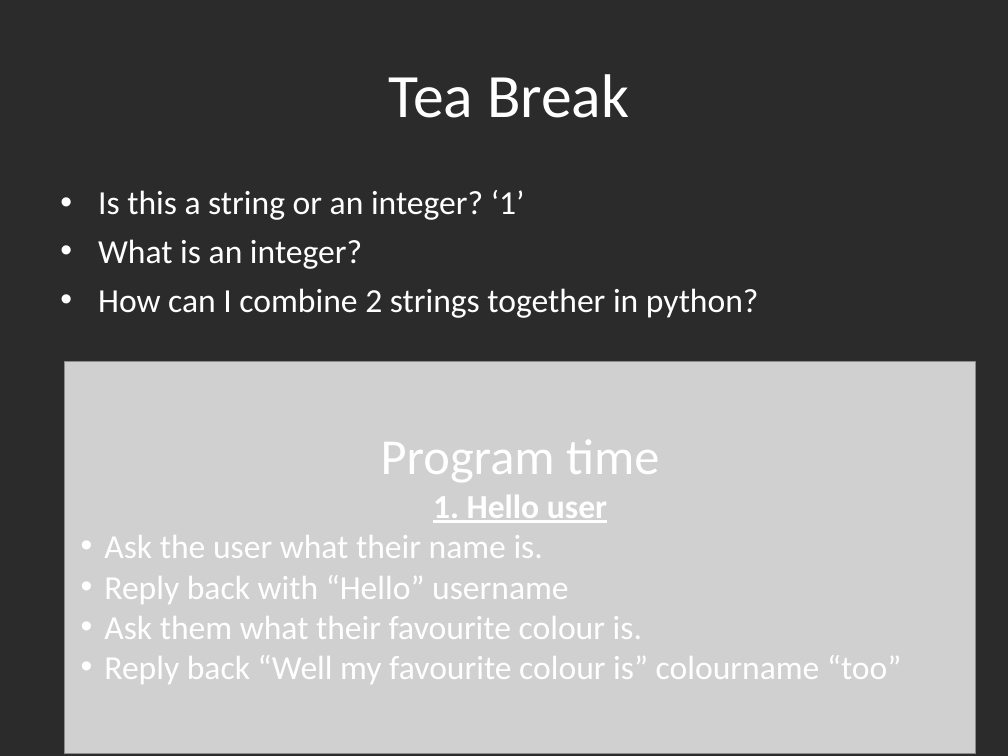
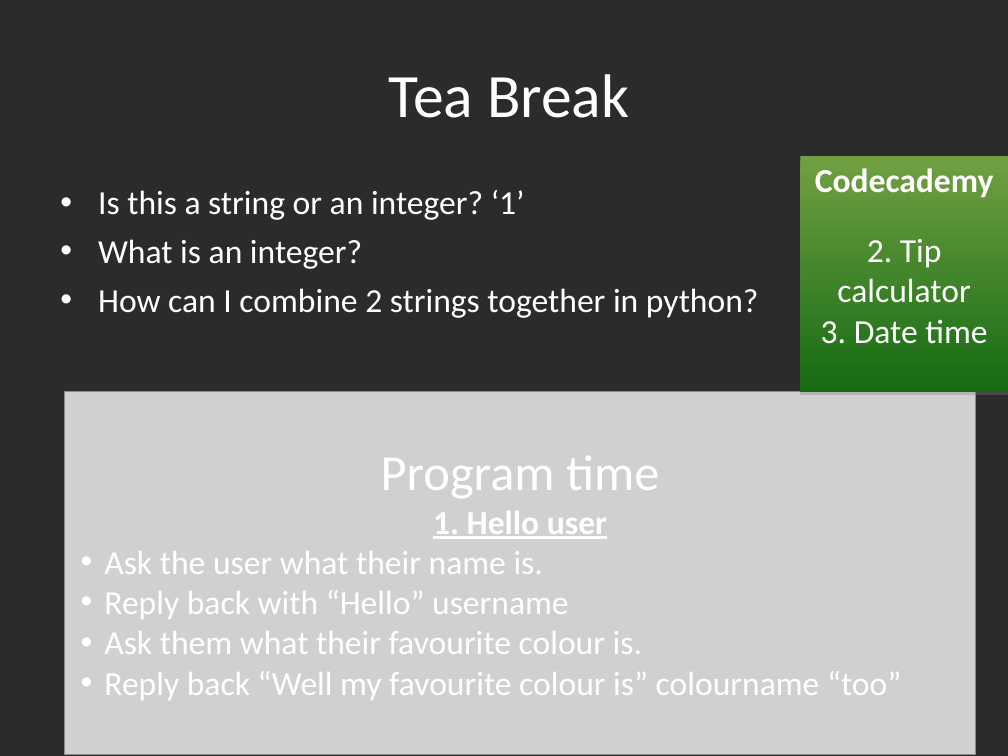
Before and after one commit to gbaman/RaspberryPi-Teaching-Materials, a slide deck: slide 20 of Powerpoints/Python 3.3.ppt (slide 17 before the commit). Drawn at 1008x756 pixels with LibreOffice and Linux fonts; fonts in the diff are those of the drawing; grey boxes stand for pictures; background and template pictures are left out; a plain dark background stands for a picture behind light text. Boxes give left, top, right and bottom in pixels: in the first picture for what was removed or moved away, otherwise in the second. Text is boxed around its words. In the diff, an @@ line names an element or a change of style, - is before the commit and + after.

Commit message:
Now includes codecademy links

```diff
--- a/Powerpoints/Python 3.3.ppt
+++ b/Powerpoints/Python 3.3.ppt
@@ rectangle added at (800,156,1008,392), fill gradient #71A042 to #156B13, 24 pt, text #FFFFFF @@
+Codecademy
+2. Tip calculator
+3. Date time
@@ picture: place and size @@
-picture at (65,362,976,754)
+picture at (65,392,976,755)
@@ text "Program time": place and size @@
-text "Program time" at (104,440,901,684)
+text "Program time" at (104,456,901,700)
```
Also in this commit, not shown: 16 other slides changed, 4 slides added, 1 slide removed.
